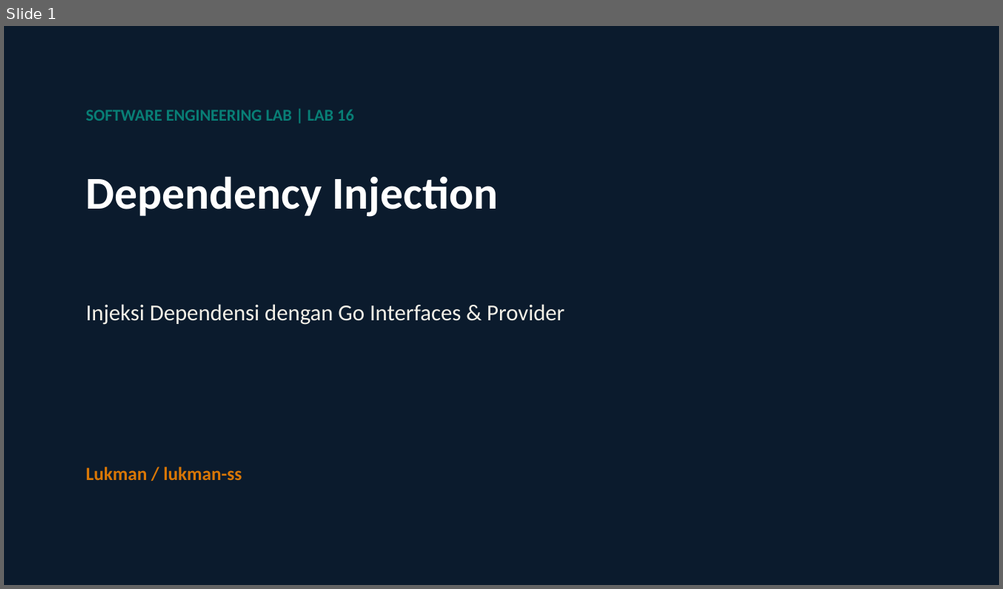
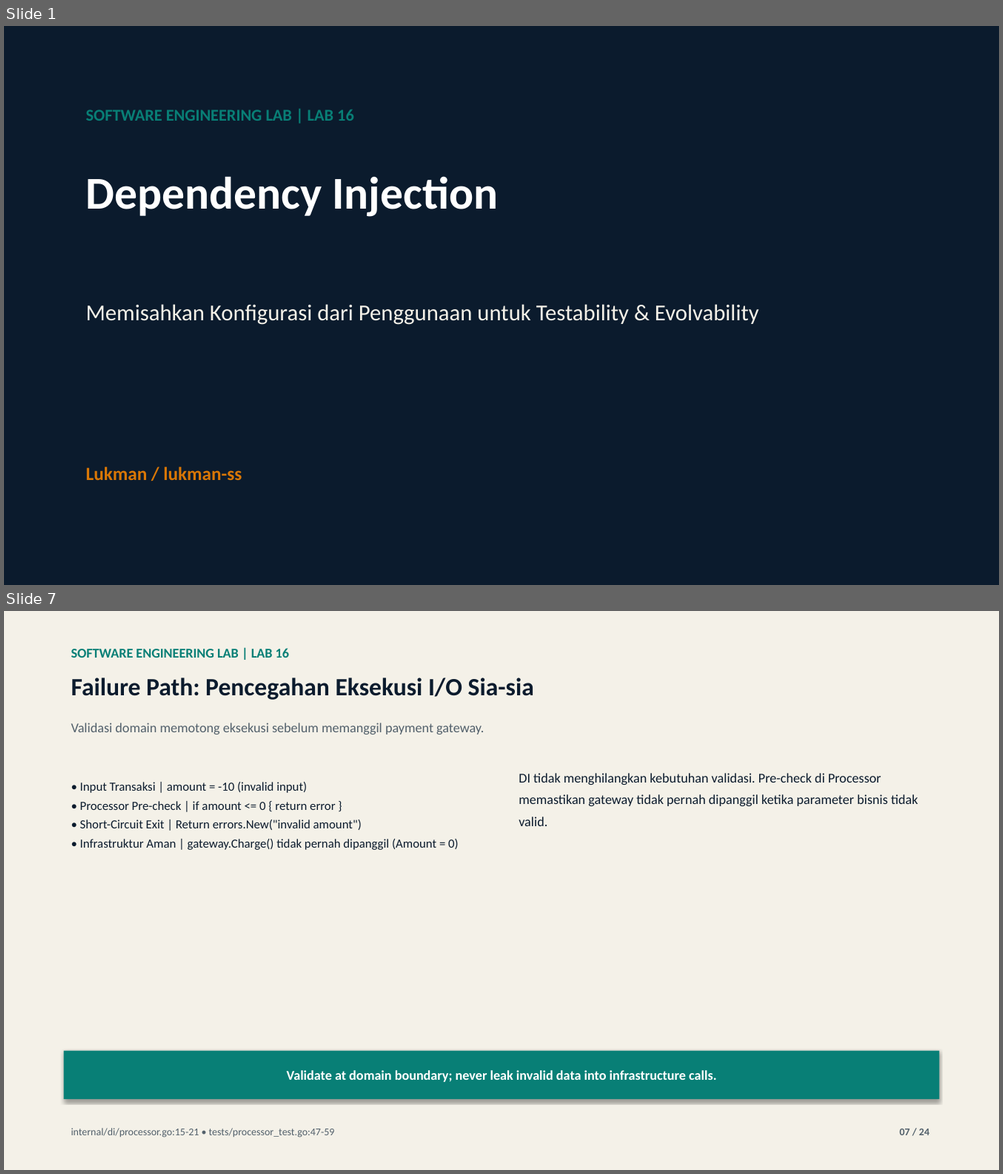
Before and after one commit to lukman-ss/software-engineering-lab, a slide deck: labs/16-dependency-injection/result/linkedin/lab-16-dependency-injection-carousel.pptx. Shown one above the other, each under a label of ours: slide 1 before the commit, slides 1 and 7 after it; the slides between them are not shown. The pictures are 1003x589 and 1003x1174 pixels, drawn with LibreOffice and Linux fonts; fonts in the diff are those of the drawing. Boxes give left, top, right and bottom in pixels: in the first picture for what was removed or moved away, otherwise in the second. Text is boxed around its words. In the diff, an @@ line names an element or a change of style, - is before the commit and + after.

```diff
--- a/labs/16-dependency-injection/result/linkedin/lab-16-dependency-injection-carousel.pptx
+++ b/labs/16-dependency-injection/result/linkedin/lab-16-dependency-injection-carousel.pptx
@@ slide 7 added at (4, 611, 999, 1170), background #FFFFFF @@
@@ rectangle added at (4, 611, 999, 1170), fill #F4F1E8 @@
@@ text added at (71, 648, 289, 658), 13 pt, text #087F76, bold @@
+SOFTWARE ENGINEERING LAB | LAB 16
@@ text added at (71, 678, 534, 700), 24 pt, text #0B1B2D, bold @@
+Failure Path: Pencegahan Eksekusi I/O Sia-sia
@@ text added at (71, 723, 484, 735), 13 pt, text #52606B @@
+Validasi domain memotong eksekusi sebelum memanggil payment gateway.
@@ text added at (80, 782, 458, 850), 12 pt, text #0B1B2D @@
+• Input Transaksi | amount = -10 (invalid input)
+• Processor Pre-check | if amount <= 0 { return error }
+• Short-Circuit Exit | Return errors.New("invalid amount")
+• Infrastruktur Aman | gateway.Charge() tidak pernah dipanggil (Amount = 0)
@@ text added at (518, 773, 918, 826), 13 pt, text #0B1B2D @@
+DI tidak menghilangkan kebutuhan validasi. Pre-check di Processor memastikan gateway tidak pernah dipanggil ketika parameter bisnis tidak valid.
@@ rectangle added at (64, 1051, 939, 1099), fill #087F76, 13 pt, text #FFFFFF, bold @@
+Validate at domain boundary; never leak invalid data into infrastructure calls.
@@ text added at (71, 1128, 335, 1138), 10 pt, text #52606B @@
+internal/di/processor.go:15-21 • tests/processor_test.go:47-59
@@ text added at (899, 1129, 929, 1136), 10 pt, text #52606B, bold @@
+07 / 24
@@ slide 1 changed as well @@
@@ text at (86, 304, 759, 325): text changed @@
-Injeksi Dependensi dengan Go Interfaces & Provider
+Memisahkan Konfigurasi dari Penggunaan untuk Testability & Evolvability
```
Also in this commit, not shown: 16 other slides changed, 6 other slides added, 7 slides removed, 7 other files.
